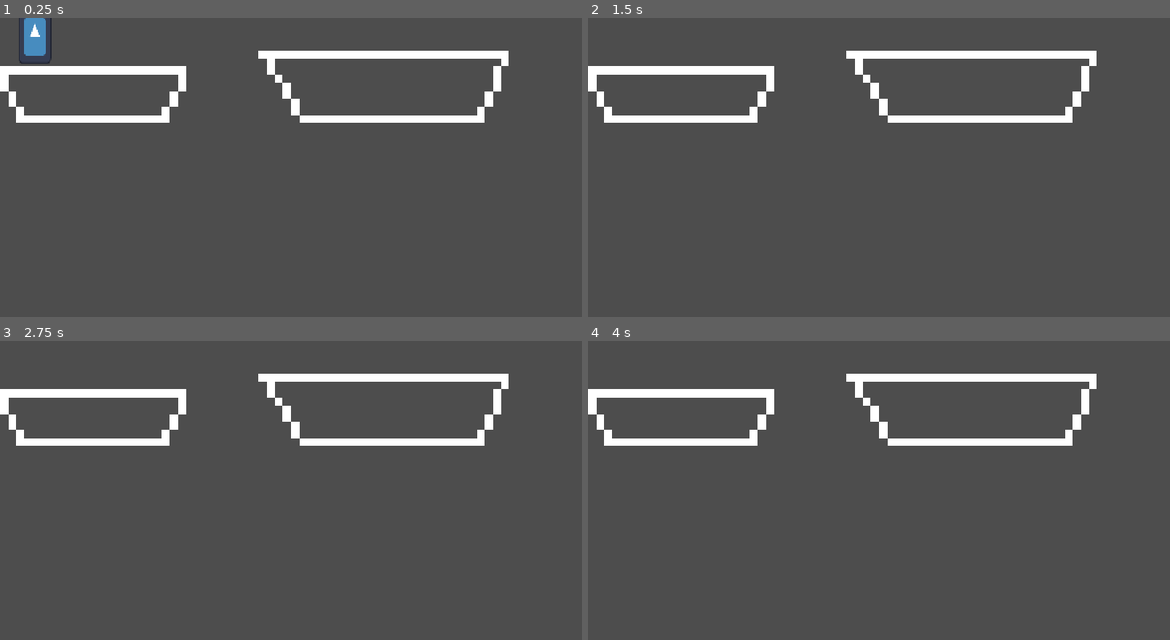
Above: before the commit, frames 1-4 (two rows, left to right).
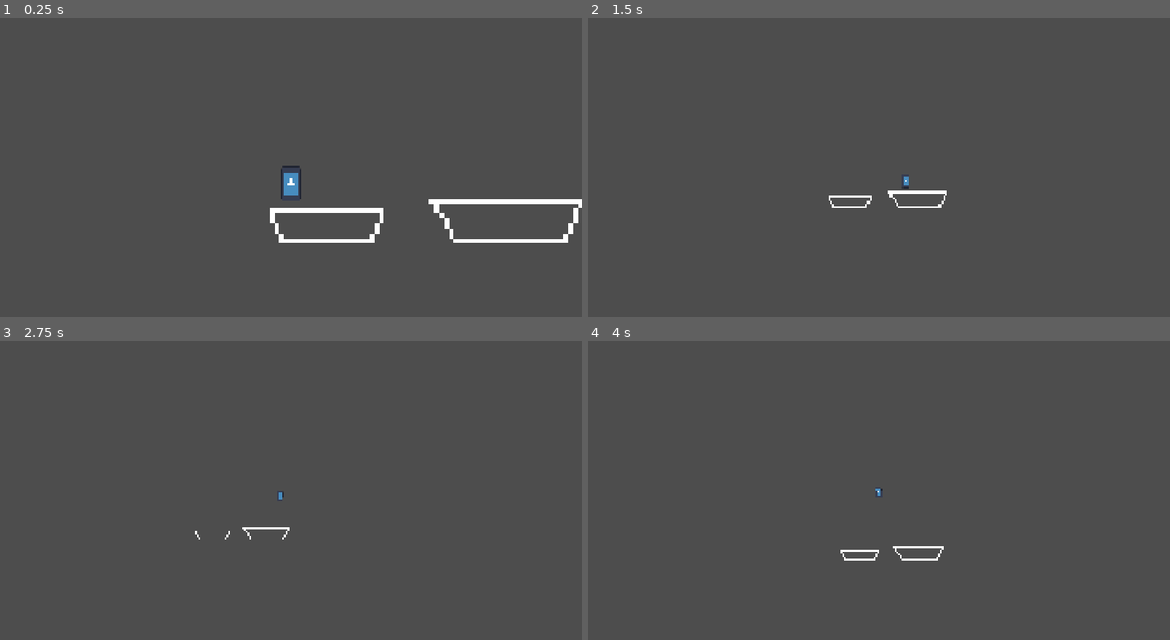
Above: after the commit, the same moments.

Repository: tjr5555/Uncaged
Game: Godot game, scene res://scenes/main.tscn
Same seed, same stepped clock (60 frames per second), same inputs: the game is played once before the commit and once after it. The engine's default icon, where the game draws it, is replaced by a stand-in: a white triangle on a blue panel in a dark square.
Inputs (mouse positions are in pixels of both pictures, inside the frame that each line leads up to):
- Up to frame 1 (0.25 s): no input
- Up to frame 2 (1.5 s): tap Enter (ui_accept) at 0.5, 0.6 s; move the mouse to (1007, 164) at 0.52 s; hold Right (ui_right) 0.53-1.25 s; click (1007, 164) at 0.67 s; tap Space (flap, bound only after the commit) at 0.77, 0.8, 1.07 s; drag from (762, 197) to (849, 248) at 1.27 s
- Up to frame 3 (2.75 s): move the mouse to (349, 433) at 2.02 s; hold Left (ui_left) from 2.03 s (still down); tap Enter (ui_accept) at 2.1 s; tap Space (flap, bound only after the commit) at 2.3 s
- Up to frame 4 (4 s): release Left (ui_left) at 2.75 s; drag from (849, 571) to (704, 454) at 2.77 s; move the mouse to (1053, 553) at 3.52 s; hold Right (ui_right) from 3.53 s (still down); tap Shift at 3.6 s; tap Space (flap, bound only after the commit) at 3.77, 3.8 s

The runs differ from the first frame. In frame 1, 6.8% of the frame differs, in the area x 0-100%, y 0-76%; in frame 2, 4.7%; in frame 3, 4.5%; in frame 4, 4.7%.

Commit message:
10/12 commit

Diff:
--- a/project.godot
+++ b/project.godot
@@ -17,12 +17,24 @@
 
 [display]
 
+window/size/viewport_width=1920
+window/size/viewport_height=1080
 window/stretch/mode="canvas_items"
 window/stretch/aspect="expand"
 
 [editor_plugins]
 
 enabled=PackedStringArray("res://addons/godot_super-wakatime/plugin.cfg")
+
+[input]
+
+flap={
+"deadzone": 0.2,
+"events": [Object(InputEventKey,"resource_local_to_scene":false,"resource_name":"","device":16,"window_id":0,"alt_pressed":false,"shift_pressed":false,"ctrl_pressed":false,"meta_pressed":false,"pressed":false,"keycode":0,"physical_keycode":32,"key_label":0,"unicode":0,"location":0,"echo":false,"script":null)
+, Object(InputEventKey,"resource_local_to_scene":false,"resource_name":"","device":-1,"window_id":0,"alt_pressed":false,"shift_pressed":false,"ctrl_pressed":false,"meta_pressed":false,"pressed":false,"keycode":0,"physical_keycode":4194320,"key_label":0,"unicode":0,"location":0,"echo":false,"script":null)
+, Object(InputEventKey,"resource_local_to_scene":false,"resource_name":"","device":-1,"window_id":0,"alt_pressed":false,"shift_pressed":false,"ctrl_pressed":false,"meta_pressed":false,"pressed":false,"keycode":0,"physical_keycode":87,"key_label":0,"unicode":119,"location":0,"echo":false,"script":null)
+]
+}
 
 [physics]
 
--- a/scenes/character_body_2d.tscn
+++ /dev/null
@@ -1,19 +0,0 @@
-[gd_scene format=3 uid="uid://cq2qtoni1jb57"]
-
-[ext_resource type="Script" uid="uid://bae8m5iup5xgh" path="res://scripts/character_body_2d.gd" id="1_g2brh"]
-[ext_resource type="Texture2D" uid="uid://tcenjagh32p2" path="res://sprites/icon.svg" id="2_dn4c7"]
-
-[sub_resource type="CapsuleShape2D" id="CapsuleShape2D_lnspb"]
-radius = 40.0
-height = 128.0
-
-[node name="player" type="CharacterBody2D" unique_id=2048642765]
-script = ExtResource("1_g2brh")
-
-[node name="Sprite2D" type="Sprite2D" parent="." unique_id=91750941]
-position = Vector2(9.536743e-07, 3.8146973e-06)
-scale = Vector2(0.5, 0.87500006)
-texture = ExtResource("2_dn4c7")
-
-[node name="hitbox" type="CollisionShape2D" parent="." unique_id=1916319004]
-shape = SubResource("CapsuleShape2D_lnspb")
--- a/scenes/main.tscn
+++ b/scenes/main.tscn
@@ -6,128 +6,250 @@
 [sub_resource type="TileSetAtlasSource" id="TileSetAtlasSource_jyhfs"]
 texture = ExtResource("1_0wfyh")
 0:0/0 = 0
+0:0/0/physics_layer_0/polygon_0/points = PackedVector2Array(-8, -8, 8, -8, 8, 8, -8, 8)
 1:0/0 = 0
+1:0/0/physics_layer_0/polygon_0/points = PackedVector2Array(-8, -8, 8, -8, 8, 8, -8, 8)
 2:0/0 = 0
+2:0/0/physics_layer_0/polygon_0/points = PackedVector2Array(-8, -8, 8, -8, 8, 8, -8, 8)
 3:0/0 = 0
+3:0/0/physics_layer_0/polygon_0/points = PackedVector2Array(-8, -8, 8, -8, 8, 8, -8, 8)
 4:0/0 = 0
+4:0/0/physics_layer_0/polygon_0/points = PackedVector2Array(-8, -8, 8, -8, 8, 8, -8, 8)
 5:0/0 = 0
+5:0/0/physics_layer_0/polygon_0/points = PackedVector2Array(-8, -8, 8, -8, 8, 8, -8, 8)
 6:0/0 = 0
+6:0/0/physics_layer_0/polygon_0/points = PackedVector2Array(-8, -8, 8, -8, 8, 8, -8, 8)
 7:0/0 = 0
+7:0/0/physics_layer_0/polygon_0/points = PackedVector2Array(-8, -8, 8, -8, 8, 8, -8, 8)
 8:0/0 = 0
+8:0/0/physics_layer_0/polygon_0/points = PackedVector2Array(-8, -8, 8, -8, 8, 8, -8, 8)
 9:0/0 = 0
+9:0/0/physics_layer_0/polygon_0/points = PackedVector2Array(-8, -8, 8, -8, 8, 8, -8, 8)
 10:0/0 = 0
+10:0/0/physics_layer_0/polygon_0/points = PackedVector2Array(-8, -8, 8, -8, 8, 8, -8, 8)
 0:1/0 = 0
+0:1/0/physics_layer_0/polygon_0/points = PackedVector2Array(-8, -8, 8, -8, 8, 8, -8, 8)
 1:1/0 = 0
+1:1/0/physics_layer_0/polygon_0/points = PackedVector2Array(-8, -8, 8, -8, 8, 8, -8, 8)
 2:1/0 = 0
+2:1/0/physics_layer_0/polygon_0/points = PackedVector2Array(-8, -8, 8, -8, 8, 8, -8, 8)
 3:1/0 = 0
+3:1/0/physics_layer_0/polygon_0/points = PackedVector2Array(-8, -8, 8, -8, 8, 8, -8, 8)
 4:1/0 = 0
+4:1/0/physics_layer_0/polygon_0/points = PackedVector2Array(-8, -8, 8, -8, 8, 8, -8, 8)
 5:1/0 = 0
+5:1/0/physics_layer_0/polygon_0/points = PackedVector2Array(-8, -8, 8, -8, 8, 8, -8, 8)
 6:1/0 = 0
+6:1/0/physics_layer_0/polygon_0/points = PackedVector2Array(-8, -8, 8, -8, 8, 8, -8, 8)
 7:1/0 = 0
+7:1/0/physics_layer_0/polygon_0/points = PackedVector2Array(-8, -8, 8, -8, 8, 8, -8, 8)
 8:1/0 = 0
+8:1/0/physics_layer_0/polygon_0/points = PackedVector2Array(-8, -8, 8, -8, 8, 8, -8, 8)
 9:1/0 = 0
+9:1/0/physics_layer_0/polygon_0/points = PackedVector2Array(-8, -8, 8, -8, 8, 8, -8, 8)
 10:1/0 = 0
+10:1/0/physics_layer_0/polygon_0/points = PackedVector2Array(-8, -8, 8, -8, 8, 8, -8, 8)
 0:2/0 = 0
+0:2/0/physics_layer_0/polygon_0/points = PackedVector2Array(-8, -8, 8, -8, 8, 8, -8, 8)
 1:2/0 = 0
+1:2/0/physics_layer_0/polygon_0/points = PackedVector2Array(-8, -8, 8, -8, 8, 8, -8, 8)
 2:2/0 = 0
+2:2/0/physics_layer_0/polygon_0/points = PackedVector2Array(-8, -8, 8, -8, 8, 8, -8, 8)
 3:2/0 = 0
+3:2/0/physics_layer_0/polygon_0/points = PackedVector2Array(-8, -8, 8, -8, 8, 8, -8, 8)
 4:2/0 = 0
+4:2/0/physics_layer_0/polygon_0/points = PackedVector2Array(-8, -8, 8, -8, 8, 8, -8, 8)
 5:2/0 = 0
+5:2/0/physics_layer_0/polygon_0/points = PackedVector2Array(-8, -8, 8, -8, 8, 8, -8, 8)
 6:2/0 = 0
+6:2/0/physics_layer_0/polygon_0/points = PackedVector2Array(-8, -8, 8, -8, 8, 8, -8, 8)
 7:2/0 = 0
+7:2/0/physics_layer_0/polygon_0/points = PackedVector2Array(-8, -8, 8, -8, 8, 8, -8, 8)
 8:2/0 = 0
+8:2/0/physics_layer_0/polygon_0/points = PackedVector2Array(-8, -8, 8, -8, 8, 8, -8, 8)
 9:2/0 = 0
+9:2/0/physics_layer_0/polygon_0/points = PackedVector2Array(-8, -8, 8, -8, 8, 8, -8, 8)
 10:2/0 = 0
+10:2/0/physics_layer_0/polygon_0/points = PackedVector2Array(-8, -8, 8, -8, 8, 8, -8, 8)
 0:3/0 = 0
+0:3/0/physics_layer_0/polygon_0/points = PackedVector2Array(-8, -8, 8, -8, 8, 8, -8, 8)
 1:3/0 = 0
+1:3/0/physics_layer_0/polygon_0/points = PackedVector2Array(-8, -8, 8, -8, 8, 8, -8, 8)
 2:3/0 = 0
+2:3/0/physics_layer_0/polygon_0/points = PackedVector2Array(-8, -8, 8, -8, 8, 8, -8, 8)
 3:3/0 = 0
+3:3/0/physics_layer_0/polygon_0/points = PackedVector2Array(-8, -8, 8, -8, 8, 8, -8, 8)
 4:3/0 = 0
+4:3/0/physics_layer_0/polygon_0/points = PackedVector2Array(-8, -8, 8, -8, 8, 8, -8, 8)
 5:3/0 = 0
+5:3/0/physics_layer_0/polygon_0/points = PackedVector2Array(-8, -8, 8, -8, 8, 8, -8, 8)
 6:3/0 = 0
+6:3/0/physics_layer_0/polygon_0/points = PackedVector2Array(-8, -8, 8, -8, 8, 8, -8, 8)
 7:3/0 = 0
+7:3/0/physics_layer_0/polygon_0/points = PackedVector2Array(-8, -8, 8, -8, 8, 8, -8, 8)
 8:3/0 = 0
+8:3/0/physics_layer_0/polygon_0/points = PackedVector2Array(-8, -8, 8, -8, 8, 8, -8, 8)
 9:3/0 = 0
+9:3/0/physics_layer_0/polygon_0/points = PackedVector2Array(-8, -8, 8, -8, 8, 8, -8, 8)
 10:3/0 = 0
+10:3/0/physics_layer_0/polygon_0/points = PackedVector2Array(-8, -8, 8, -8, 8, 8, -8, 8)
 0:4/0 = 0
+0:4/0/physics_layer_0/polygon_0/points = PackedVector2Array(-8, -8, 8, -8, 8, 8, -8, 8)
 1:4/0 = 0
+1:4/0/physics_layer_0/polygon_0/points = PackedVector2Array(-8, -8, 8, -8, 8, 8, -8, 8)
 2:4/0 = 0
+2:4/0/physics_layer_0/polygon_0/points = PackedVector2Array(-8, -8, 8, -8, 8, 8, -8, 8)
 3:4/0 = 0
+3:4/0/physics_layer_0/polygon_0/points = PackedVector2Array(-8, -8, 8, -8, 8, 8, -8, 8)
 4:4/0 = 0
+4:4/0/physics_layer_0/polygon_0/points = PackedVector2Array(-8, -8, 8, -8, 8, 8, -8, 8)
 5:4/0 = 0
+5:4/0/physics_layer_0/polygon_0/points = PackedVector2Array(-8, -8, 8, -8, 8, 8, -8, 8)
 6:4/0 = 0
+6:4/0/physics_layer_0/polygon_0/points = PackedVector2Array(-8, -8, 8, -8, 8, 8, -8, 8)
 7:4/0 = 0
+7:4/0/physics_layer_0/polygon_0/points = PackedVector2Array(-8, -8, 8, -8, 8, 8, -8, 8)
 8:4/0 = 0
+8:4/0/physics_layer_0/polygon_0/points = PackedVector2Array(-8, -8, 8, -8, 8, 8, -8, 8)
 9:4/0 = 0
+9:4/0/physics_layer_0/polygon_0/points = PackedVector2Array(-8, -8, 8, -8, 8, 8, -8, 8)
 10:4/0 = 0
+10:4/0/physics_layer_0/polygon_0/points = PackedVector2Array(-8, -8, 8, -8, 8, 8, -8, 8)
 0:5/0 = 0
+0:5/0/physics_layer_0/polygon_0/points = PackedVector2Array(-8, -8, 8, -8, 8, 8, -8, 8)
 1:5/0 = 0
+1:5/0/physics_layer_0/polygon_0/points = PackedVector2Array(-8, -8, 8, -8, 8, 8, -8, 8)
 2:5/0 = 0
+2:5/0/physics_layer_0/polygon_0/points = PackedVector2Array(-8, -8, 8, -8, 8, 8, -8, 8)
 3:5/0 = 0
+3:5/0/physics_layer_0/polygon_0/points = PackedVector2Array(-8, -8, 8, -8, 8, 8, -8, 8)
 4:5/0 = 0
+4:5/0/physics_layer_0/polygon_0/points = PackedVector2Array(-8, -8, 8, -8, 8, 8, -8, 8)
 5:5/0 = 0
+5:5/0/physics_layer_0/polygon_0/points = PackedVector2Array(-8, -8, 8, -8, 8, 8, -8, 8)
 6:5/0 = 0
+6:5/0/physics_layer_0/polygon_0/points = PackedVector2Array(-8, -8, 8, -8, 8, 8, -8, 8)
 7:5/0 = 0
+7:5/0/physics_layer_0/polygon_0/points = PackedVector2Array(-8, -8, 8, -8, 8, 8, -8, 8)
 8:5/0 = 0
+8:5/0/physics_layer_0/polygon_0/points = PackedVector2Array(-8, -8, 8, -8, 8, 8, -8, 8)
 9:5/0 = 0
+9:5/0/physics_layer_0/polygon_0/points = PackedVector2Array(-8, -8, 8, -8, 8, 8, -8, 8)
 10:5/0 = 0
+10:5/0/physics_layer_0/polygon_0/points = PackedVector2Array(-8, -8, 8, -8, 8, 8, -8, 8)
 0:6/0 = 0
+0:6/0/physics_layer_0/polygon_0/points = PackedVector2Array(-8, -8, 8, -8, 8, 8, -8, 8)
 1:6/0 = 0
+1:6/0/physics_layer_0/polygon_0/points = PackedVector2Array(-8, -8, 8, -8, 8, 8, -8, 8)
 2:6/0 = 0
+2:6/0/physics_layer_0/polygon_0/points = PackedVector2Array(-8, -8, 8, -8, 8, 8, -8, 8)
 3:6/0 = 0
+3:6/0/physics_layer_0/polygon_0/points = PackedVector2Array(-8, -8, 8, -8, 8, 8, -8, 8)
 4:6/0 = 0
+4:6/0/physics_layer_0/polygon_0/points = PackedVector2Array(-8, -8, 8, -8, 8, 8, -8, 8)
 5:6/0 = 0
+5:6/0/physics_layer_0/polygon_0/points = PackedVector2Array(-8, -8, 8, -8, 8, 8, -8, 8)
 6:6/0 = 0
+6:6/0/physics_layer_0/polygon_0/points = PackedVector2Array(-8, -8, 8, -8, 8, 8, -8, 8)
 7:6/0 = 0
+7:6/0/physics_layer_0/polygon_0/points = PackedVector2Array(-8, -8, 8, -8, 8, 8, -8, 8)
 8:6/0 = 0
+8:6/0/physics_layer_0/polygon_0/points = PackedVector2Array(-8, -8, 8, -8, 8, 8, -8, 8)
 9:6/0 = 0
+9:6/0/physics_layer_0/polygon_0/points = PackedVector2Array(-8, -8, 8, -8, 8, 8, -8, 8)
 10:6/0 = 0
+10:6/0/physics_layer_0/polygon_0/points = PackedVector2Array(-8, -8, 8, -8, 8, 8, -8, 8)
 0:7/0 = 0
+0:7/0/physics_layer_0/polygon_0/points = PackedVector2Array(-8, -8, 8, -8, 8, 8, -8, 8)
 1:7/0 = 0
+1:7/0/physics_layer_0/polygon_0/points = PackedVector2Array(-8, -8, 8, -8, 8, 8, -8, 8)
 2:7/0 = 0
+2:7/0/physics_layer_0/polygon_0/points = PackedVector2Array(-8, -8, 8, -8, 8, 8, -8, 8)
 3:7/0 = 0
+3:7/0/physics_layer_0/polygon_0/points = PackedVector2Array(-8, -8, 8, -8, 8, 8, -8, 8)
 4:7/0 = 0
+4:7/0/physics_layer_0/polygon_0/points = PackedVector2Array(-8, -8, 8, -8, 8, 8, -8, 8)
 5:7/0 = 0
+5:7/0/physics_layer_0/polygon_0/points = PackedVector2Array(-8, -8, 8, -8, 8, 8, -8, 8)
 6:7/0 = 0
+6:7/0/physics_layer_0/polygon_0/points = PackedVector2Array(-8, -8, 8, -8, 8, 8, -8, 8)
 7:7/0 = 0
+7:7/0/physics_layer_0/polygon_0/points = PackedVector2Array(-8, -8, 8, -8, 8, 8, -8, 8)
 8:7/0 = 0
+8:7/0/physics_layer_0/polygon_0/points = PackedVector2Array(-8, -8, 8, -8, 8, 8, -8, 8)
 9:7/0 = 0
+9:7/0/physics_layer_0/polygon_0/points = PackedVector2Array(-8, -8, 8, -8, 8, 8, -8, 8)
 10:7/0 = 0
+10:7/0/physics_layer_0/polygon_0/points = PackedVector2Array(-8, -8, 8, -8, 8, 8, -8, 8)
 0:8/0 = 0
+0:8/0/physics_layer_0/polygon_0/points = PackedVector2Array(-8, -8, 8, -8, 8, 8, -8, 8)
 1:8/0 = 0
+1:8/0/physics_layer_0/polygon_0/points = PackedVector2Array(-8, -8, 8, -8, 8, 8, -8, 8)
 2:8/0 = 0
+2:8/0/physics_layer_0/polygon_0/points = PackedVector2Array(-8, -8, 8, -8, 8, 8, -8, 8)
 3:8/0 = 0
+3:8/0/physics_layer_0/polygon_0/points = PackedVector2Array(-8, -8, 8, -8, 8, 8, -8, 8)
 4:8/0 = 0
+4:8/0/physics_layer_0/polygon_0/points = PackedVector2Array(-8, -8, 8, -8, 8, 8, -8, 8)
 5:8/0 = 0
+5:8/0/physics_layer_0/polygon_0/points = PackedVector2Array(-8, -8, 8, -8, 8, 8, -8, 8)
 6:8/0 = 0
+6:8/0/physics_layer_0/polygon_0/points = PackedVector2Array(-8, -8, 8, -8, 8, 8, -8, 8)
 7:8/0 = 0
+7:8/0/physics_layer_0/polygon_0/points = PackedVector2Array(-8, -8, 8, -8, 8, 8, -8, 8)
 8:8/0 = 0
+8:8/0/physics_layer_0/polygon_0/points = PackedVector2Array(-8, -8, 8, -8, 8, 8, -8, 8)
 9:8/0 = 0
+9:8/0/physics_layer_0/polygon_0/points = PackedVector2Array(-8, -8, 8, -8, 8, 8, -8, 8)
 10:8/0 = 0
+10:8/0/physics_layer_0/polygon_0/points = PackedVector2Array(-8, -8, 8, -8, 8, 8, -8, 8)
 0:9/0 = 0
+0:9/0/physics_layer_0/polygon_0/points = PackedVector2Array(-8, -8, 8, -8, 8, 8, -8, 8)
 1:9/0 = 0
+1:9/0/physics_layer_0/polygon_0/points = PackedVector2Array(-8, -8, 8, -8, 8, 8, -8, 8)
 2:9/0 = 0
+2:9/0/physics_layer_0/polygon_0/points = PackedVector2Array(-8, -8, 8, -8, 8, 8, -8, 8)
 3:9/0 = 0
+3:9/0/physics_layer_0/polygon_0/points = PackedVector2Array(-8, -8, 8, -8, 8, 8, -8, 8)
 4:9/0 = 0
+4:9/0/physics_layer_0/polygon_0/points = PackedVector2Array(-8, -8, 8, -8, 8, 8, -8, 8)
 5:9/0 = 0
+5:9/0/physics_layer_0/polygon_0/points = PackedVector2Array(-8, -8, 8, -8, 8, 8, -8, 8)
 6:9/0 = 0
+6:9/0/physics_layer_0/polygon_0/points = PackedVector2Array(-8, -8, 8, -8, 8, 8, -8, 8)
 7:9/0 = 0
+7:9/0/physics_layer_0/polygon_0/points = PackedVector2Array(-8, -8, 8, -8, 8, 8, -8, 8)
 8:9/0 = 0
+8:9/0/physics_layer_0/polygon_0/points = PackedVector2Array(-8, -8, 8, -8, 8, 8, -8, 8)
 9:9/0 = 0
+9:9/0/physics_layer_0/polygon_0/points = PackedVector2Array(-8, -8, 8, -8, 8, 8, -8, 8)
 10:9/0 = 0
+10:9/0/physics_layer_0/polygon_0/points = PackedVector2Array(-8, -8, 8, -8, 8, 8, -8, 8)
 0:10/0 = 0
+0:10/0/physics_layer_0/polygon_0/points = PackedVector2Array(-8, -8, 8, -8, 8, 8, -8, 8)
 1:10/0 = 0
+1:10/0/physics_layer_0/polygon_0/points = PackedVector2Array(-8, -8, 8, -8, 8, 8, -8, 8)
 2:10/0 = 0
+2:10/0/physics_layer_0/polygon_0/points = PackedVector2Array(-8, -8, 8, -8, 8, 8, -8, 8)
 3:10/0 = 0
+3:10/0/physics_layer_0/polygon_0/points = PackedVector2Array(-8, -8, 8, -8, 8, 8, -8, 8)
 4:10/0 = 0
+4:10/0/physics_layer_0/polygon_0/points = PackedVector2Array(-8, -8, 8, -8, 8, 8, -8, 8)
 5:10/0 = 0
+5:10/0/physics_layer_0/polygon_0/points = PackedVector2Array(-8, -8, 8, -8, 8, 8, -8, 8)
 6:10/0 = 0
+6:10/0/physics_layer_0/polygon_0/points = PackedVector2Array(-8, -8, 8, -8, 8, 8, -8, 8)
 7:10/0 = 0
+7:10/0/physics_layer_0/polygon_0/points = PackedVector2Array(-8, -8, 8, -8, 8, 8, -8, 8)
 8:10/0 = 0
+8:10/0/physics_layer_0/polygon_0/points = PackedVector2Array(-8, -8, 8, -8, 8, 8, -8, 8)
 9:10/0 = 0
+9:10/0/physics_layer_0/polygon_0/points = PackedVector2Array(-8, -8, 8, -8, 8, 8, -8, 8)
 10:10/0 = 0
+10:10/0/physics_layer_0/polygon_0/points = PackedVector2Array(-8, -8, 8, -8, 8, 8, -8, 8)
 
 [sub_resource type="TileSet" id="TileSet_0jsi4"]
+physics_layer_0/collision_layer = 1
 sources/0 = SubResource("TileSetAtlasSource_jyhfs")
 
 [node name="main" type="Node2D" unique_id=54725661]
--- a/scenes/player.tscn
+++ b/scenes/player.tscn
@@ -1,6 +1,6 @@
 [gd_scene format=3 uid="uid://nngadheagxwr"]
 
-[ext_resource type="Script" uid="uid://bae8m5iup5xgh" path="res://scripts/character_body_2d.gd" id="1_g2els"]
+[ext_resource type="Script" uid="uid://bae8m5iup5xgh" path="res://scripts/player.gd" id="1_g2els"]
 [ext_resource type="Texture2D" uid="uid://tcenjagh32p2" path="res://sprites/icon.svg" id="2_qhqgy"]
 
 [sub_resource type="CapsuleShape2D" id="CapsuleShape2D_lnspb"]
@@ -17,3 +17,7 @@
 
 [node name="hitbox" type="CollisionShape2D" parent="." unique_id=1916319004]
 shape = SubResource("CapsuleShape2D_lnspb")
+
+[node name="Camera" type="Camera2D" parent="." unique_id=802923576]
+position_smoothing_enabled = true
+position_smoothing_speed = 3.0
--- a/scripts/character_body_2d.gd
+++ /dev/null
@@ -1,25 +0,0 @@
-extends CharacterBody2D
-
-
-const SPEED = 300.0
-const JUMP_VELOCITY = -400.0
-
-
-func _physics_process(delta: float) -> void:
-	# Add the gravity.
-	if not is_on_floor():
-		velocity += get_gravity() * delta
-
-	# Handle jump.
-	if Input.is_action_just_pressed("ui_accept") and is_on_floor():
-		velocity.y = JUMP_VELOCITY
-
-	# Get the input direction and handle the movement/deceleration.
-	# As good practice, you should replace UI actions with custom gameplay actions.
-	var direction := Input.get_axis("ui_left", "ui_right")
-	if direction:
-		velocity.x = direction * SPEED
-	else:
-		velocity.x = move_toward(velocity.x, 0, SPEED)
-
-	move_and_slide()
--- /dev/null
+++ b/scripts/player.gd
@@ -0,0 +1,100 @@
+extends CharacterBody2D
+
+enum State { GROUND, FLYING }
+var current_state = State.GROUND
+
+const WALK_SPEED = 250.0
+const TAKEOFF_FORCE = -400.0
+
+const GRAVITY = 300.0
+const DRAG = 0.0003
+const FLAP_STRENGTH = 500.0
+const MAX_FLY_SPEED = 900.0
+const TURN_SPEED = 7.0
+
+var flight_angle = 0.0
+
+@onready var camera: Camera2D = $Camera
+const MIN_ZOOM = Vector2(1.1, 1.1)
+const MAX_ZOOM = Vector2(0.3, 0.3)
+
+func _physics_process(delta: float) -> void:
+	match current_state:
+		State.GROUND:
+			_process_ground(delta)
+		State.FLYING:
+			_process_flying(delta)
+
+	var speed = velocity.length()
+	var speed_ratio = clamp(speed / 700.0, 0.0, 1.0)
+	camera.zoom = camera.zoom.lerp(MIN_ZOOM.lerp(MAX_ZOOM, speed_ratio), delta * 3.0)
+
+func _process_ground(delta: float) -> void:
+	if not is_on_floor():
+		velocity.y += GRAVITY * delta
+	else:
+		velocity.y = 0.0
+
+	var direction := Input.get_axis("ui_left", "ui_right")
+	if direction:
+		velocity.x = direction * WALK_SPEED
+		scale.x = 1.0 if direction > 0 else -1.0
+		flight_angle = 0.0 if direction > 0 else PI
+	else:
+		velocity.x = move_toward(velocity.x, 0, WALK_SPEED * delta * 6.0)
+
+	rotation = 0.0
+
+	if Input.is_action_just_pressed("flap"):
+		current_state = State.FLYING
+		velocity.y = TAKEOFF_FORCE
+		velocity.x += scale.x * 250.0
+
+	move_and_slide()
+
+	if not is_on_floor() and velocity.y > 10.0:
+		current_state = State.FLYING
+
+func _process_flying(delta: float) -> void:
+	var input_vector = Input.get_vector("ui_left", "ui_right", "ui_up", "ui_down")
+
+	if input_vector.length() > 0.1:
+		var target_angle = input_vector.angle()
+		flight_angle = lerp_angle(flight_angle, target_angle, TURN_SPEED * delta)
+
+	if cos(flight_angle) >= 0:
+		scale.x = 1.0
+		rotation = flight_angle
+	else:
+		scale.x = -1.0
+		rotation = flight_angle - PI
+
+	if Input.is_action_just_pressed("flap"):
+		var thrust_dir = Vector2.RIGHT.rotated(flight_angle)
+		velocity += thrust_dir * FLAP_STRENGTH
+
+		if thrust_dir.y < 0:
+			velocity.y -= 120.0
+
+		if velocity.length() > MAX_FLY_SPEED:
+			velocity = velocity.limit_length(MAX_FLY_SPEED)
+
+	velocity.y += GRAVITY * delta
+	velocity -= velocity * velocity.length() * DRAG * delta
+
+	var speed = velocity.length()
+	if speed > 80.0:
+		var forward_dir = Vector2.RIGHT.rotated(flight_angle)
+		velocity = velocity.slerp(forward_dir * speed, 0.08)
+
+	move_and_slide()
+
+	if is_on_floor():
+		if abs(velocity.y) < 220.0 and speed < 350.0:
+			current_state = State.GROUND
+			velocity.x *= 0.5
+			scale.x = 1.0
+			rotation = 0.0
+			flight_angle = 0.0
+		else:
+			velocity.y = -velocity.y * 0.25
Renamed: scripts/character_body_2d.gd.uid -> scripts/player.gd.uid
